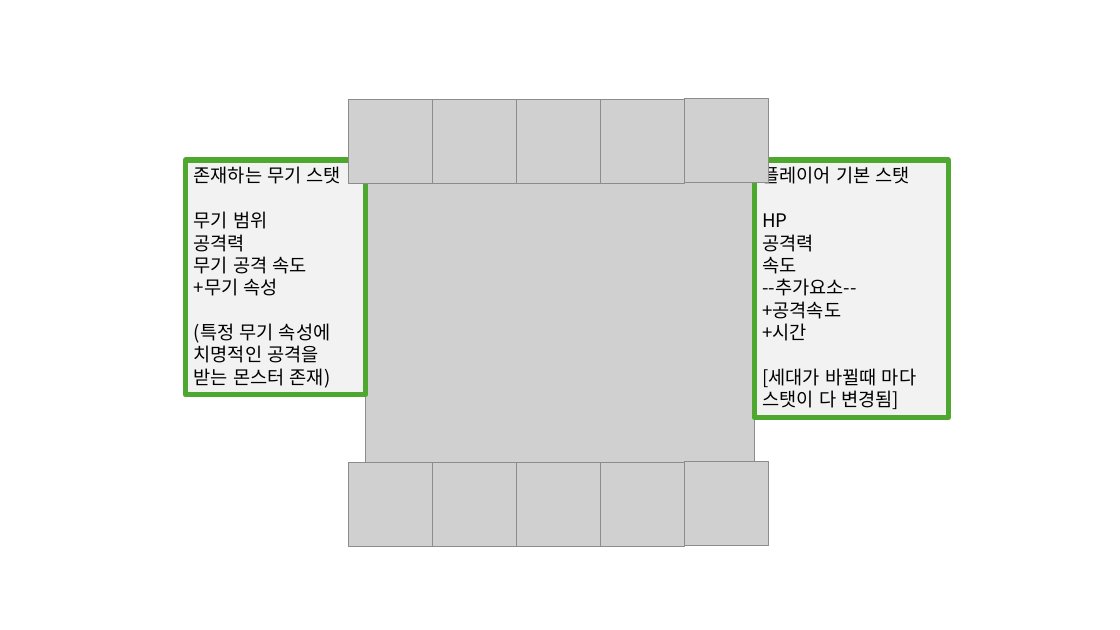
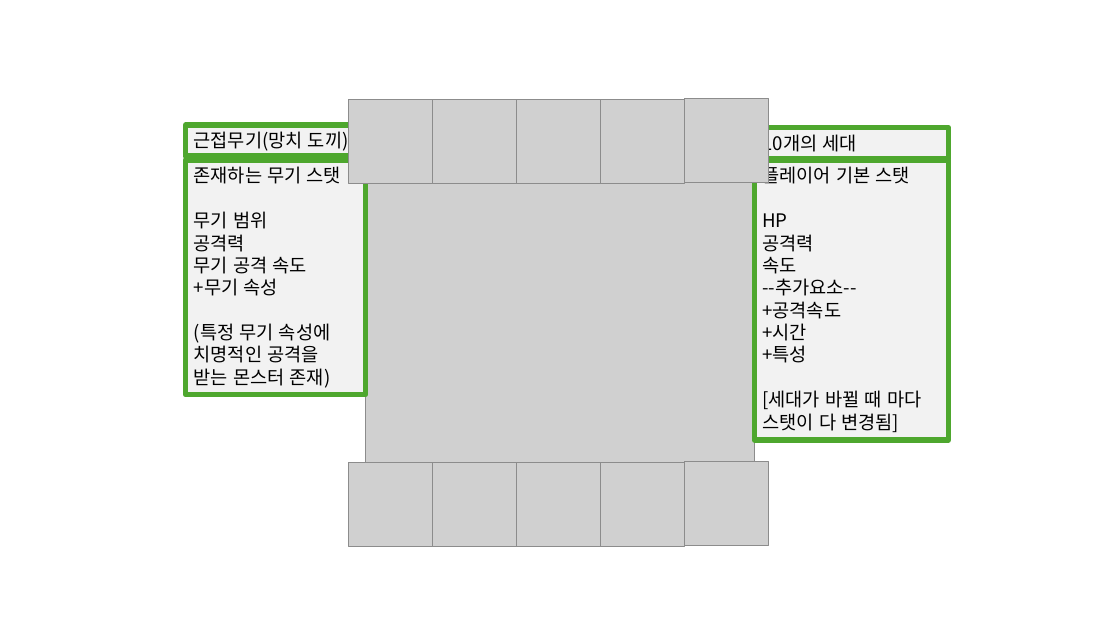
Before and after one commit to Younjaehyung/2DGP-PROJECT, a slide deck: slide 7 of 2DGP_project1.pptx. Drawn at 1120x630 pixels with LibreOffice and Linux fonts; fonts in the diff are those of the drawing; grey boxes stand for pictures; background and template pictures are left out. Boxes give left, top, right and bottom in pixels: in the first picture for what was removed or moved away, otherwise in the second. Text is boxed around its words. In the diff, an @@ line names an element or a change of style, - is before the commit and + after.

```diff
--- a/2DGP_project1.pptx
+++ b/2DGP_project1.pptx
@@ rectangle added at box(186, 125, 366, 156), fill #F2F2F2, outline #4EA72E 4.5 pt, 16 pt, text #000000 @@
+근접무기(망치 도끼)
@@ rectangle added at box(755, 128, 949, 159), fill #F2F2F2, outline #4EA72E 4.5 pt, 16 pt, text #000000 @@
+10개의 세대
@@ rectangle "플레이어 기본 스탯": place and size @@
-rectangle "플레이어 기본 스탯" at box(755, 160, 949, 418)
+rectangle "플레이어 기본 스탯" at box(755, 160, 949, 440)
@@ text in rectangle at box(762, 345, 921, 433): text changed @@
-[세대가 바뀔때 마다 스탯이 다 변경됨]
++특성
+[세대가 바뀔 때 마다 스탯이 다 변경됨]
```
Also in this commit, not shown: 7 other slides changed, 1 slide added.
